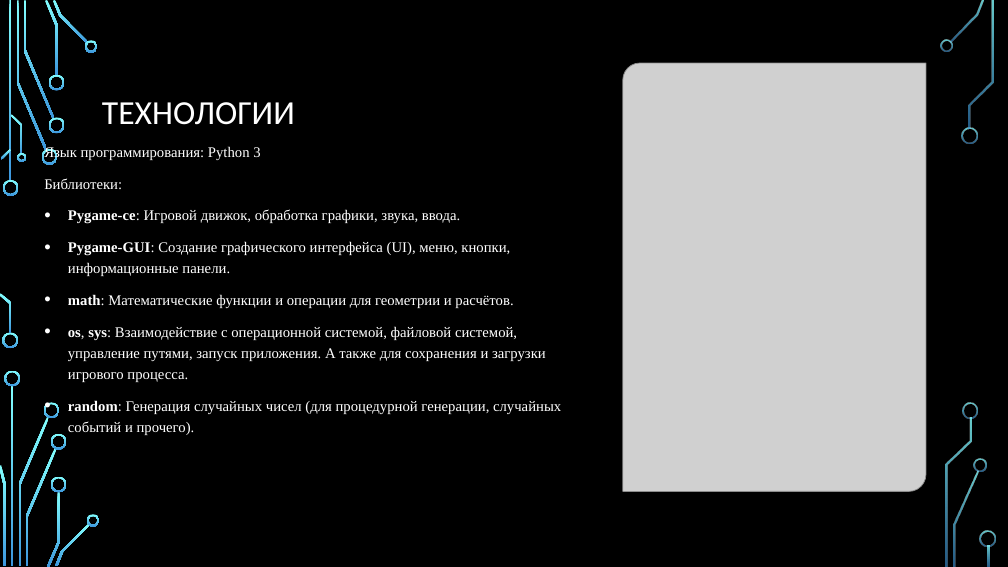
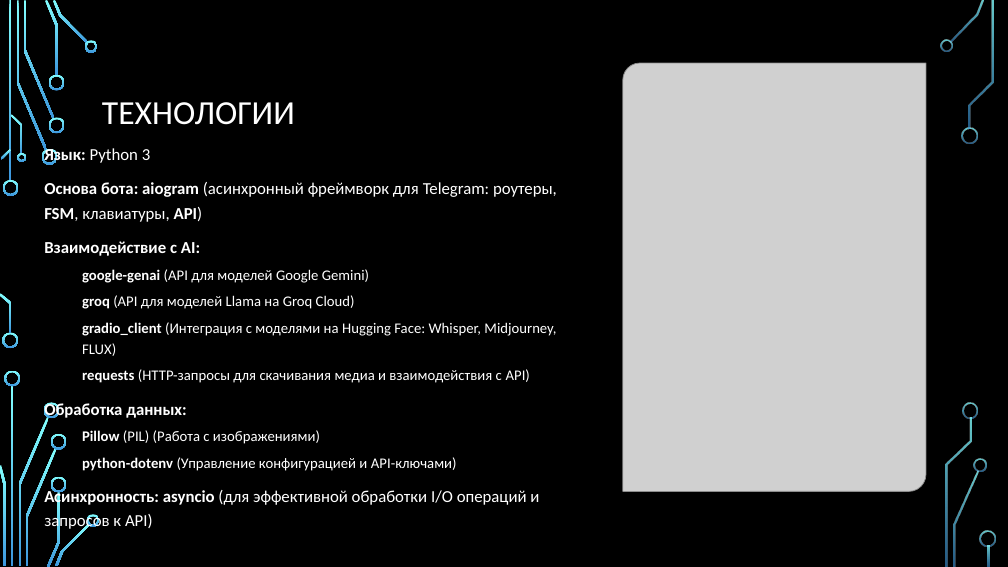
Before and after one commit to Peeperocka/AI-telegram-bot, a slide deck: slide 5 of docs/Презентация.pptx. Drawn at 1008x567 pixels with LibreOffice and Linux fonts; fonts in the diff are those of the drawing; grey boxes stand for pictures; background and template pictures are left out. Boxes give left, top, right and bottom in pixels: in the first picture for what was removed or moved away, otherwise in the second. Text is boxed around its words. In the diff, an @@ line names an element or a change of style, - is before the commit and + after.

```diff
--- a/docs/Презентация.pptx
+++ b/docs/Презентация.pptx
@@ text at box(44, 146, 557, 531): text changed; font Times New Roman to Calibri @@
-Язык программирования: Python 3
-Библиотеки:
-• Pygame-ce: Игровой движок, обработка графики, звука, ввода.
-• Pygame-GUI: Создание графического интерфейса (UI), меню, кнопки, информационные панели.
-• math: Математические функции и операции для геометрии и расчётов.
-• os, sys: Взаимодействие с операционной системой, файловой системой, управление путями, запуск приложения. А также для сохранения и загрузки игрового процесса.
-• random: Генерация случайных чисел (для процедурной генерации, случайных событий и прочего).
+Язык: Python 3
+Основа бота: aiogram (асинхронный фреймворк для Telegram: роутеры, FSM, клавиатуры, API)
+Взаимодействие с AI:
+  google-genai (API для моделей Google Gemini)
+  groq (API для моделей Llama на Groq Cloud)
+  gradio_client (Интеграция с моделями на Hugging Face: Whisper, Midjourney, FLUX)
+  requests (HTTP-запросы для скачивания медиа и взаимодействия с API)
+Обработка данных:
+  Pillow (PIL) (Работа с изображениями)
+  python-dotenv (Управление конфигурацией и API-ключами)
+Асинхронность: asyncio (для эффективной обработки I/O операций и запросов к API)
```
Also in this commit, not shown: 3 other slides changed, 3 slides added, 3 slides removed.
